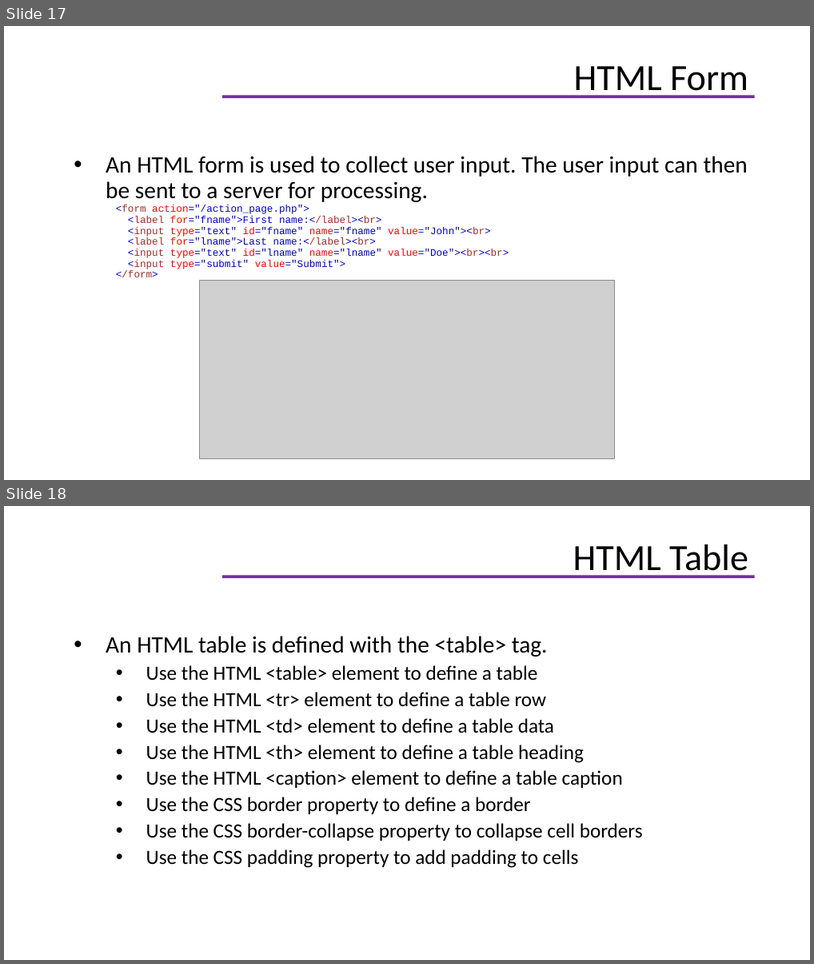
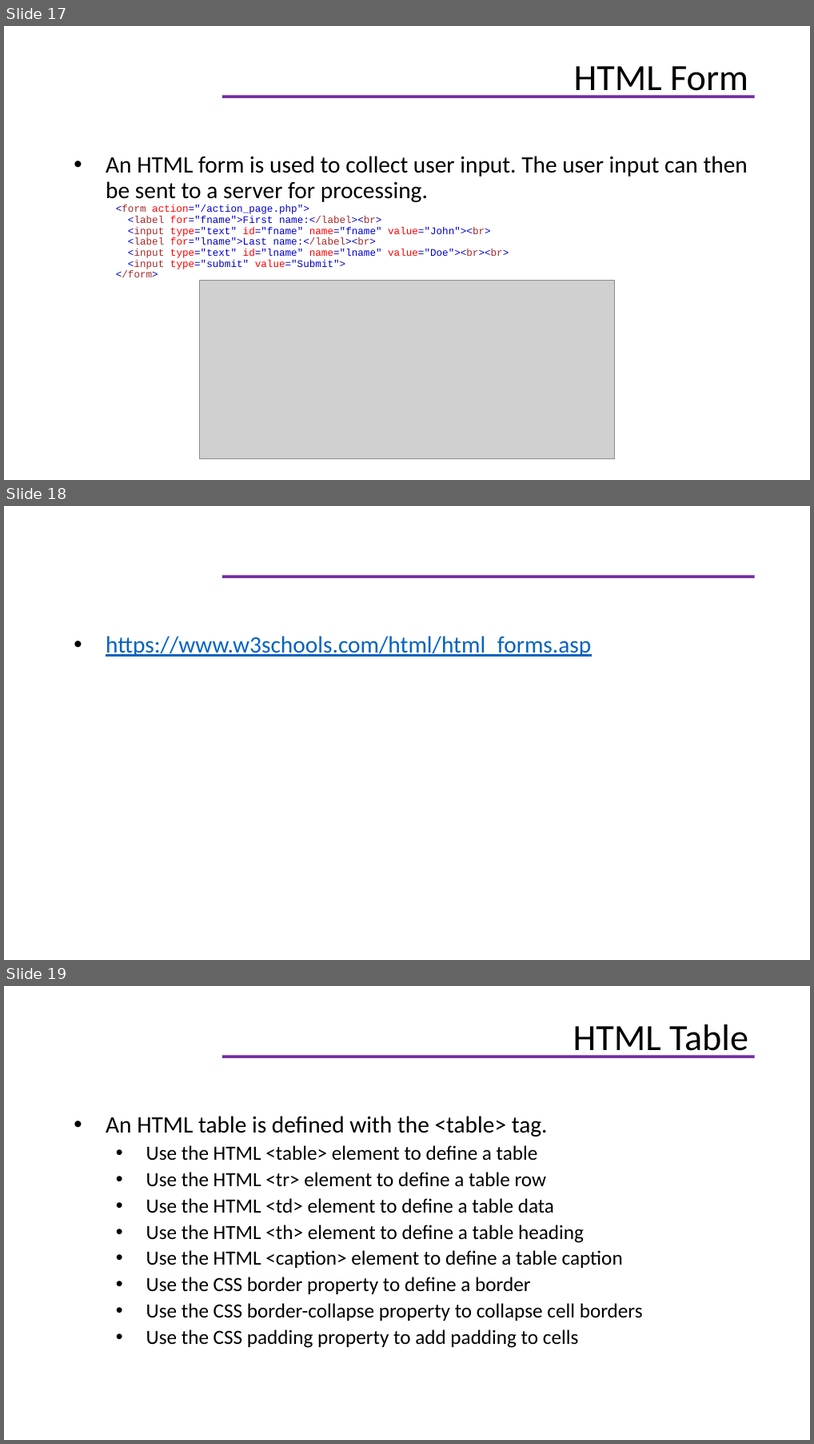
Before and after one commit to giaule91/basic-html, a slide deck: docs/HTML.pptx. Shown one above the other, each under a label of ours: slides 17 and 18 before the commit, slides 17, 18 and 19 after it. The pictures are 814x964 and 814x1444 pixels, drawn with LibreOffice and Linux fonts; fonts in the diff are those of the drawing; grey boxes stand for pictures; background and template pictures are left out. Boxes give left, top, right and bottom in pixels: in the first picture for what was removed or moved away, otherwise in the second. Text is boxed around its words. In the diff, an @@ line names an element or a change of style, - is before the commit and + after.

```diff
--- a/docs/HTML.pptx
+++ b/docs/HTML.pptx
@@ slide 18 added at [4, 506, 810, 960], background #FFFFFF; not listed: 1 template element that a slide beside it also shows @@
@@ text added at [106, 636, 591, 656], 21 pt, text #0563C1, underline @@
+• https://www.w3schools.com/html/html_forms.asp
@@ what was slide 18 is now slide 19 @@
```
Also in this commit, not shown: 1 slide changed.
